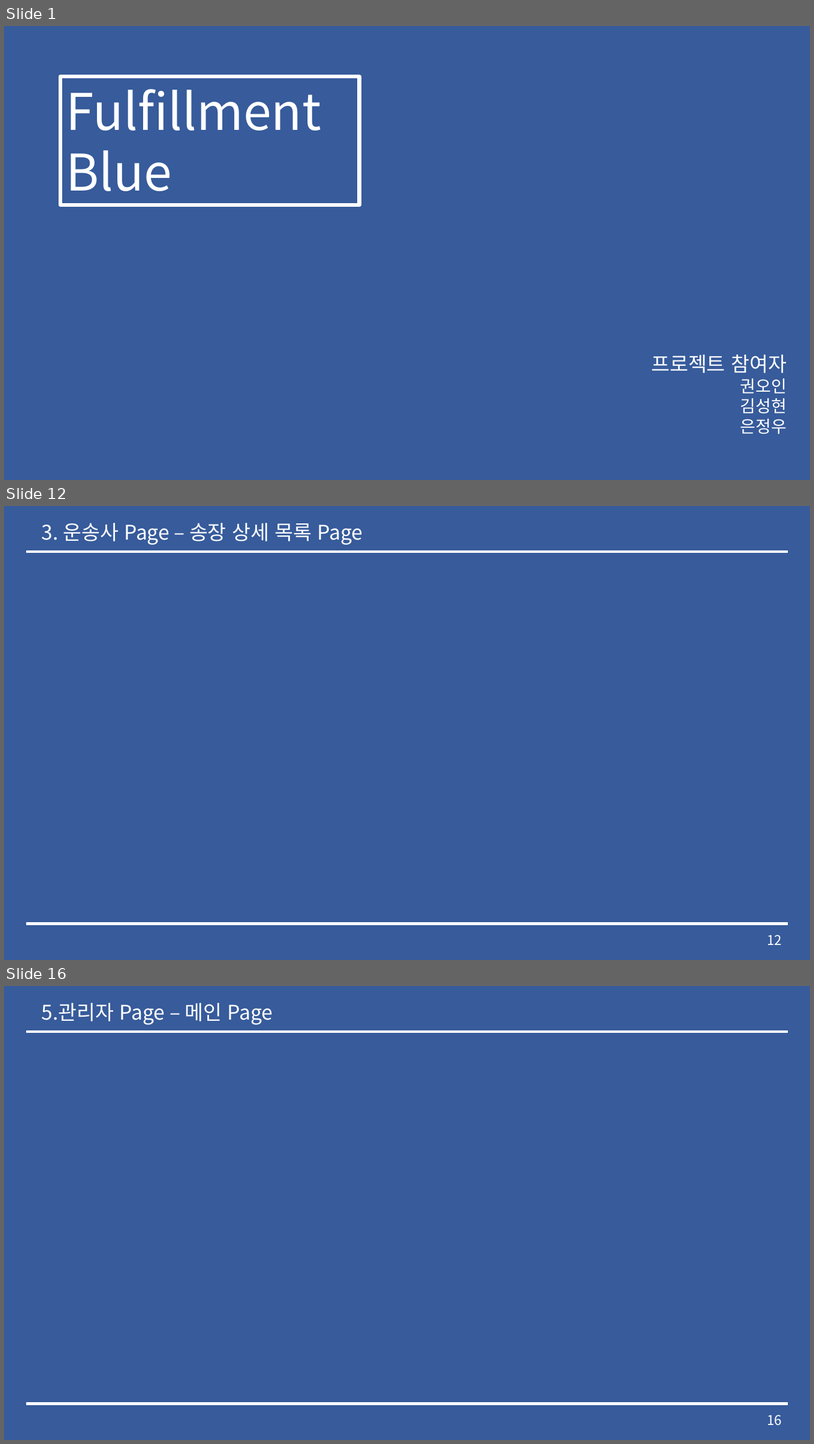
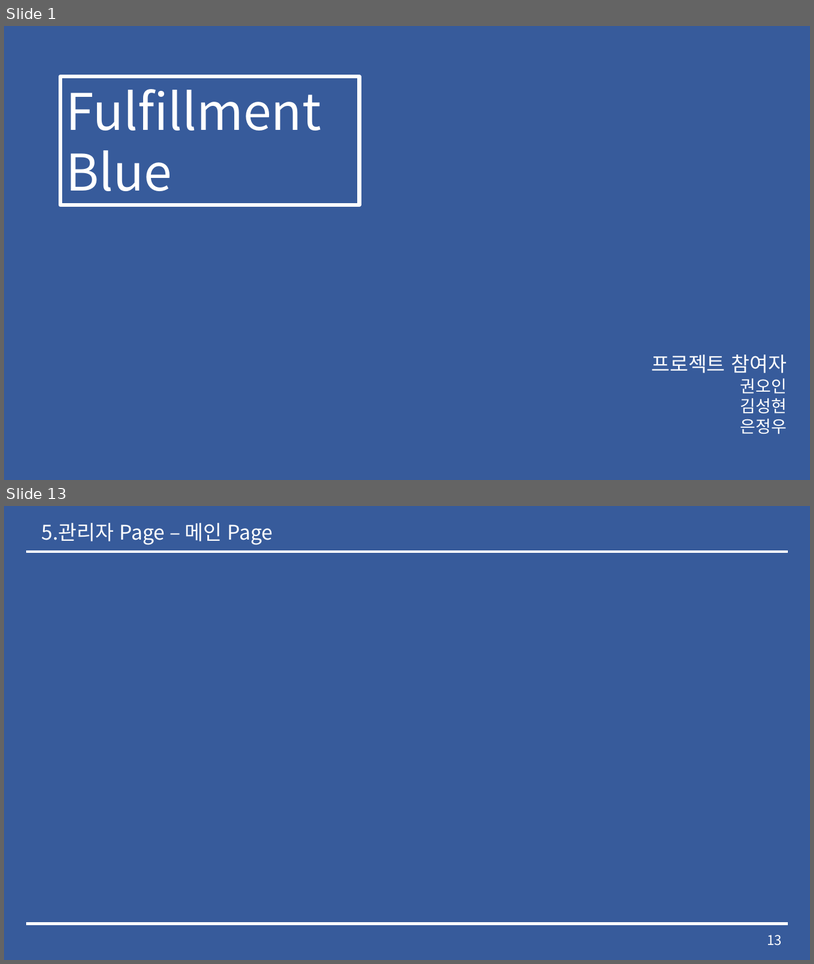
Before and after one commit to lx9203/fulfillmentBlue, a slide deck: Fulfillment 중간발표.pptx. Shown one above the other, each under a label of ours: slides 1, 12 and 16 before the commit, slides 1 and 13 after it; the slides between them are not shown. The pictures are 814x1444 and 814x964 pixels, drawn with LibreOffice and Linux fonts; fonts in the diff are those of the drawing. Boxes give left, top, right and bottom in pixels: in the first picture for what was removed or moved away, otherwise in the second. Text is boxed around its words. In the diff, an @@ line names an element or a change of style, - is before the commit and + after.

```diff
--- a/Fulfillment 중간발표.pptx
+++ b/Fulfillment 중간발표.pptx
@@ slide 12 removed at bbox=[4, 506, 810, 960], background #2F5597 at 96% opacity; not listed: 2 template elements that a slide beside it also shows @@
@@ text removed at bbox=[42, 523, 363, 545] @@
-3. 운송사 Page – 송장 상세 목록 Page
@@ page number removed at bbox=[767, 934, 782, 945] @@
-12
@@ what was slide 16 is now slide 13 @@
@@ page number at bbox=[767, 934, 782, 945]: text changed @@
-16
+13
```
Also in this commit, not shown: 11 slides changed, 2 other slides removed, 15 other files.
